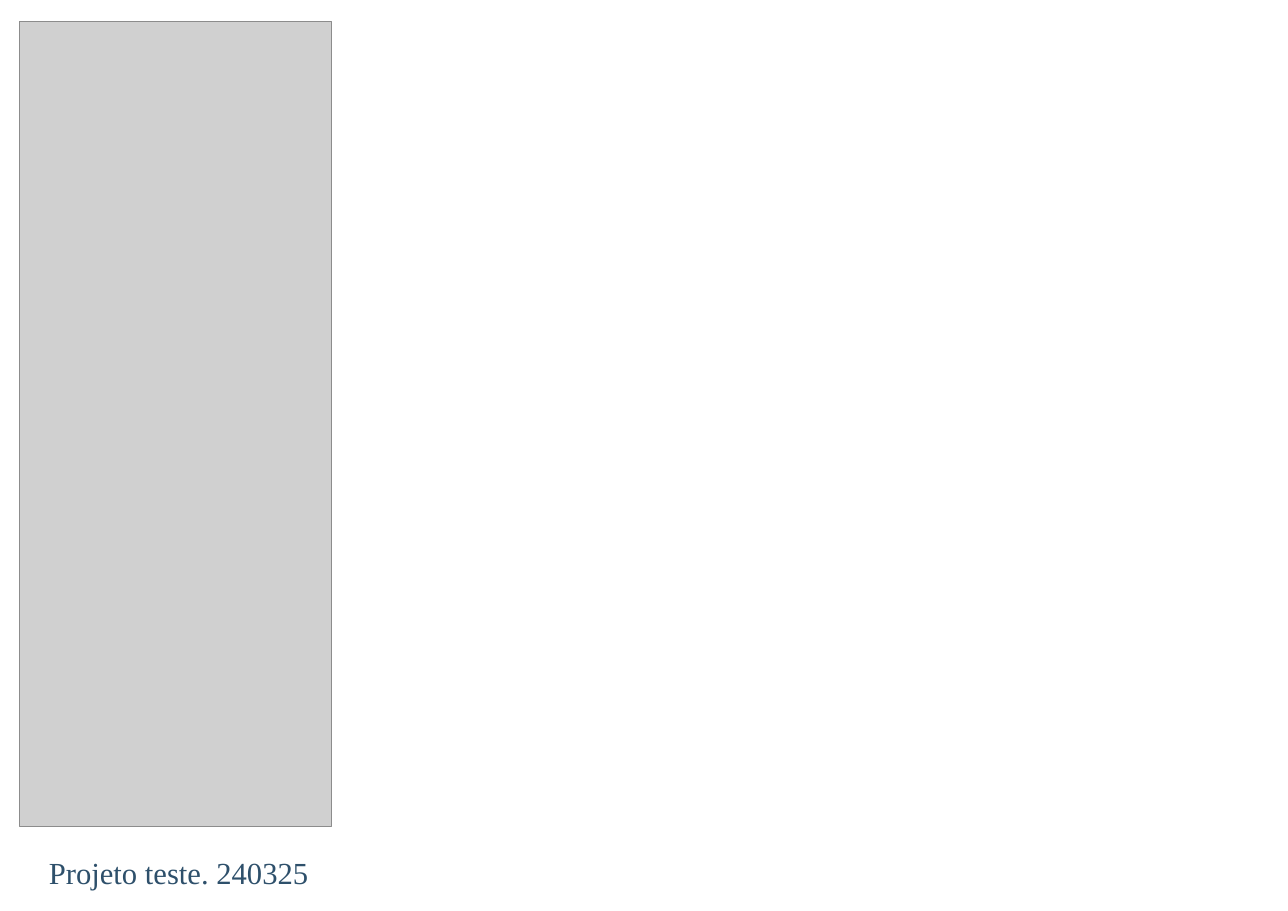
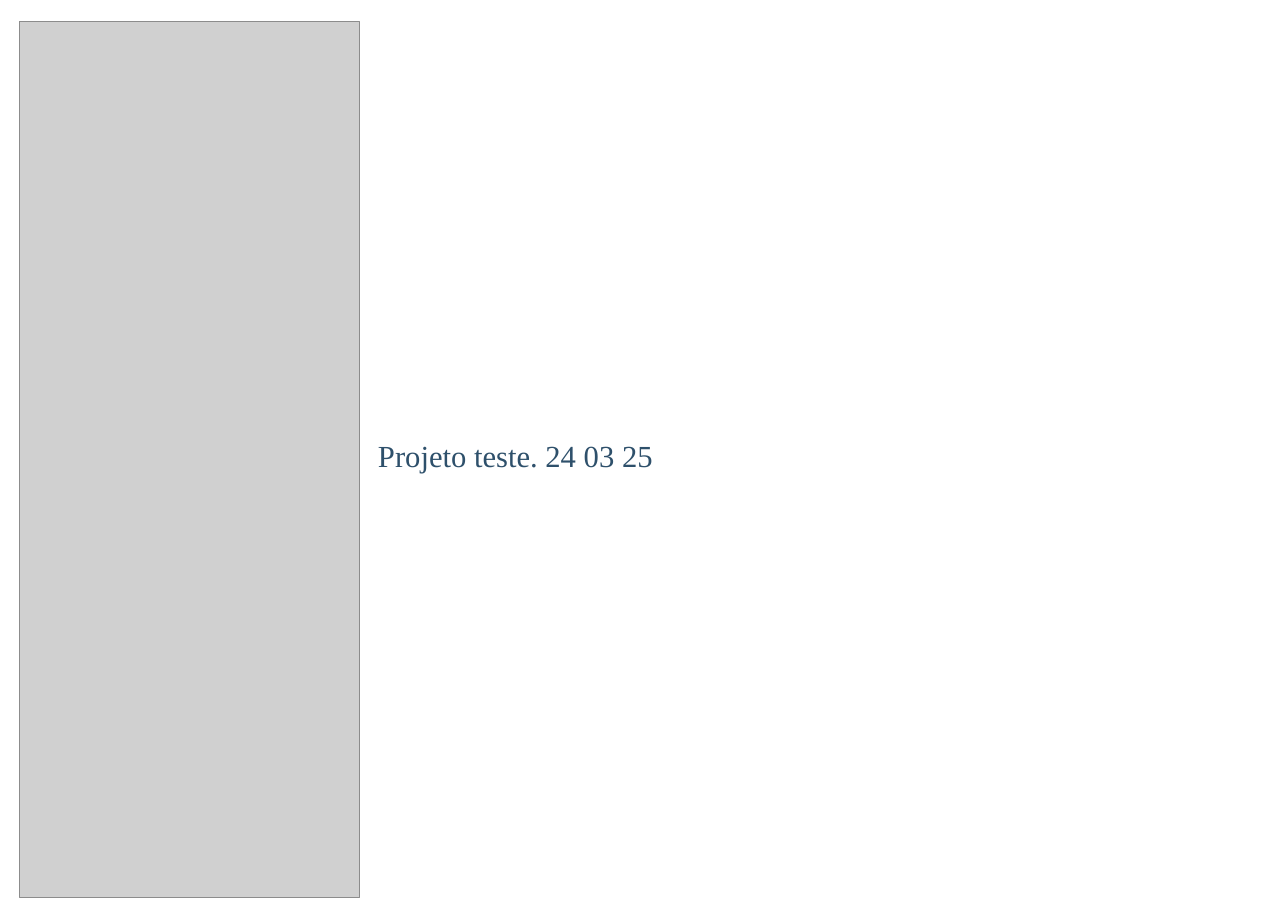
Before and after one commit to GitJefersonHub/Site-Jef, a slide deck: slide 2 of pdf/SORTEIOS.pptx. Drawn at 1288x911 pixels with LibreOffice and Linux fonts; fonts in the diff are those of the drawing; grey boxes stand for pictures. Boxes give left, top, right and bottom in pixels: in the first picture for what was removed or moved away, otherwise in the second. Text is boxed around its words. In the diff, an @@ line names an element or a change of style, - is before the commit and + after.

```diff
--- a/pdf/SORTEIOS.pptx
+++ b/pdf/SORTEIOS.pptx
@@ picture: place and size @@
-picture at <box>20,22,332,827</box>
+picture at <box>20,22,359,898</box>
@@ title at <box>378,446,653,473</box>: spaces changed @@
-Projeto teste. 240325
+Projeto teste. 24 03 25
```
Also in this commit, not shown: 3 other files.
